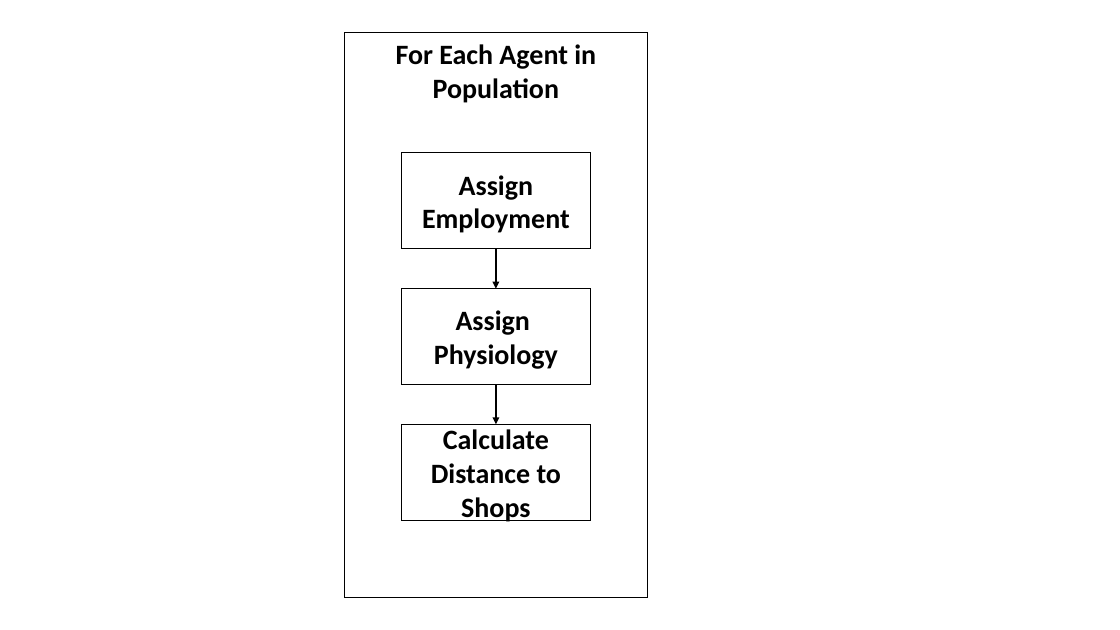
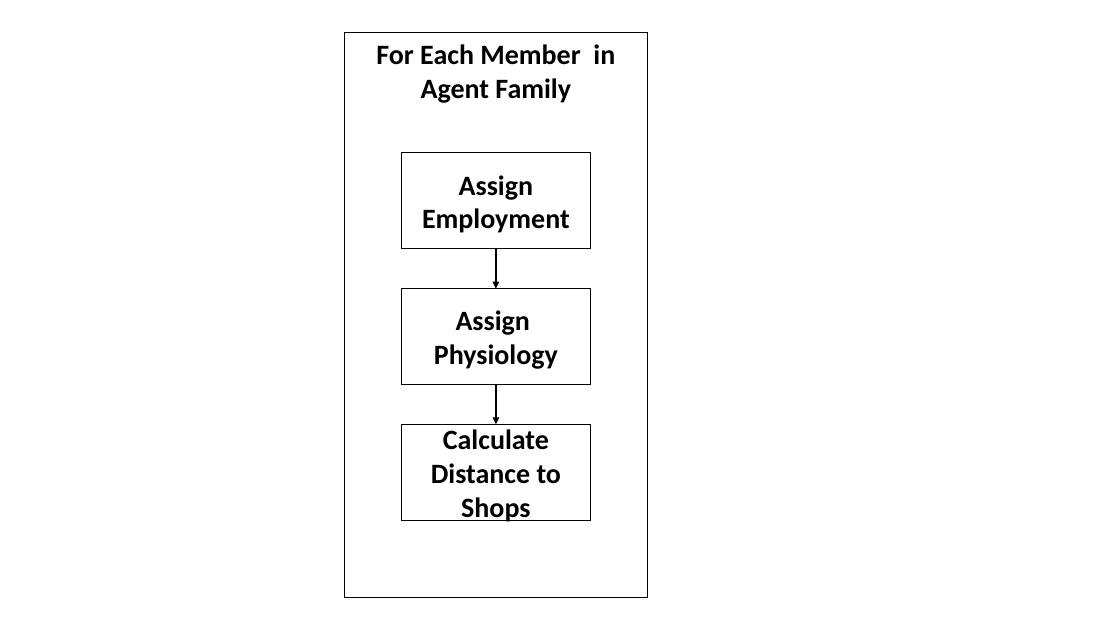
Before and after one commit to tpike3/Kibera, a slide deck: slide 2 of Population/population_creation_flowchart.pptx. Drawn at 1120x630 pixels with LibreOffice and Linux fonts; fonts in the diff are those of the drawing. Boxes give left, top, right and bottom in pixels: in the first picture for what was removed or moved away, otherwise in the second. Text is boxed around its words. In the diff, an @@ line names an element or a change of style, - is before the commit and + after.

```diff
--- a/Population/population_creation_flowchart.pptx
+++ b/Population/population_creation_flowchart.pptx
@@ text in rectangle at bbox=[376, 44, 615, 103]: text changed @@
-For Each Agent in Population
+For Each Member in Agent Family
```
Also in this commit, not shown: 2 other slides changed, 1 other file.
